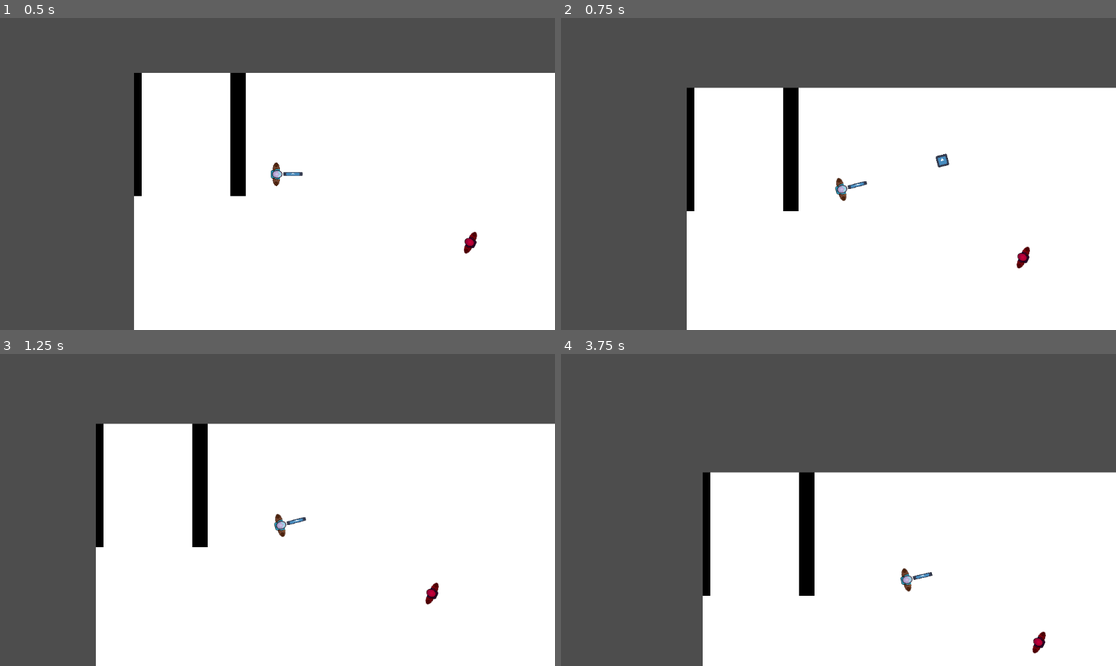
Above: before the commit, frames 1-4 (two rows, left to right).
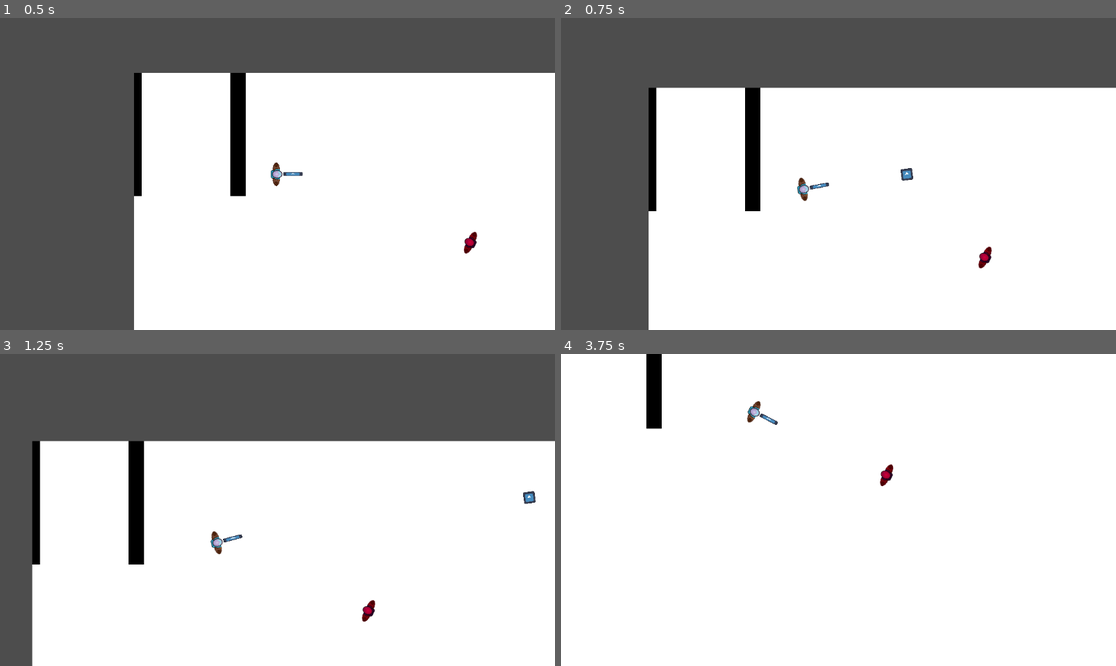
Above: after the commit, the same moments.

Repository: LurkenW/heistrouglite
Game: Godot game, scene res://scenes/bankTemp.tscn
The game is run twice, just before and just after one commit, with the same random seed, the same clock (stepped at 60 frames per second) and the same inputs. The engine's default icon, where the game draws it, is replaced by a stand-in: a white triangle on a blue panel in a dark square.
Inputs (mouse positions are in pixels of both pictures, inside the frame that each line leads up to):
- Up to frame 1 (0.5 s): no input
- Up to frame 2 (0.75 s): tap Enter at 0.5 s; move the mouse to (960, 158) at 0.52 s; press the mouse at (960, 158) at 0.53 s; hold D (move_right) from 0.53 s (still down)
- Up to frame 3 (1.25 s): keep holding D (move_right)
- Up to frame 4 (3.75 s): move the mouse to (727, 525) at 1.27 s; release D (move_right) at 1.28 s; release the mouse at (727, 525) at 1.28 s; hold S (move_down) 1.28-2.03 s; tap Shift (player_sprint_shift) at 1.35 s; click (727, 525) at 1.55 s; move the mouse to (894, 441) at 2.02 s; press the mouse at (894, 441) at 2.03 s; hold D (move_right) 2.03-2.78 s; move the mouse to (810, 572) at 2.77 s; release the mouse at (810, 572) at 2.78 s; hold W (move_up) 2.78-3.53 s; click (810, 572) at 2.85 s; move the mouse to (1005, 556) at 3.52 s; hold A (move_left) from 3.53 s (still down); hold Shift (player_sprint_shift) from 3.53 s (still down)

Frame 1 is identical in both runs. In frame 2, 8.8% of the frame differs, in the area x 15-85%, y 22-100%; in frame 3, 16%; in frame 4, 56%, in the area x 0-100%, y 0-100%.

Commit message:
Camera fix 2
Fixed laggy camera , added screenshake

Diff:
--- a/heist_game/scenes/player_char.tscn
+++ b/heist_game/scenes/player_char.tscn
@@ -2,7 +2,7 @@
 
 [ext_resource type="Script" path="res://scripts/player.gd" id="1_g0fyj"]
 [ext_resource type="Texture2D" uid="uid://cnfvelbvnj5xw" path="res://recources/tempChar.png" id="2_3alnj"]
-[ext_resource type="Script" path="res://scenes/camera_2d.gd" id="3_5iwb1"]
+[ext_resource type="Script" path="res://scripts/camera_2d.gd" id="3_5iwb1"]
 [ext_resource type="PackedScene" uid="uid://d3mmbg82nr6fl" path="res://scenes/gun.tscn" id="4_xls0d"]
 
 [sub_resource type="CapsuleShape2D" id="CapsuleShape2D_8huca"]
@@ -20,6 +20,10 @@
 shape = SubResource("CapsuleShape2D_8huca")
 
 [node name="Camera2D" type="Camera2D" parent="."]
+position_smoothing_enabled = true
+position_smoothing_speed = 3.0
+rotation_smoothing_enabled = true
+rotation_smoothing_speed = 3.0
 script = ExtResource("3_5iwb1")
 
 [node name="Gun" parent="." instance=ExtResource("4_xls0d")]
--- /dev/null
+++ b/heist_game/scripts/camera_2d.gd
@@ -0,0 +1,28 @@
+extends Camera2D
+
+var zoom_speed: float = 0.05
+var minimum_zoom: Vector2 = Vector2(0.8, 0.8)
+var maximum_zoom: Vector2 = Vector2(1.2, 1.2)
+
+func _input(event):
+	#Camera zoom
+	if event is InputEventMouseButton:
+		if event.button_index == MOUSE_BUTTON_WHEEL_UP:
+			zoom = (zoom - Vector2(zoom_speed, zoom_speed)).clamp(minimum_zoom, maximum_zoom)
+
+		if event.button_index == MOUSE_BUTTON_WHEEL_DOWN:
+			zoom = (zoom + Vector2(zoom_speed, zoom_speed)).clamp(minimum_zoom, maximum_zoom)
+
+	#Dynamic camera movement
+	if event is InputEventMouseMotion:
+		position.y = get_local_mouse_position().y
+		position.x = clamp(get_local_mouse_position().x,-200, 200)
+
+func shot():
+
+	set_rotation_smoothing_speed(100)
+	set_position_smoothing_speed(100)
+	position.y += randf_range(-3,3)
+	position.x += randf_range(-10,10)
+	set_position_smoothing_speed(3)
+	set_rotation_smoothing_speed(3)
--- a/heist_game/scripts/player.gd
+++ b/heist_game/scripts/player.gd
@@ -23,3 +23,4 @@
 
 	if event.is_action_pressed("shoot_left_mouse"):
 		$Gun.shoot()
+		$Camera2D.shot()
